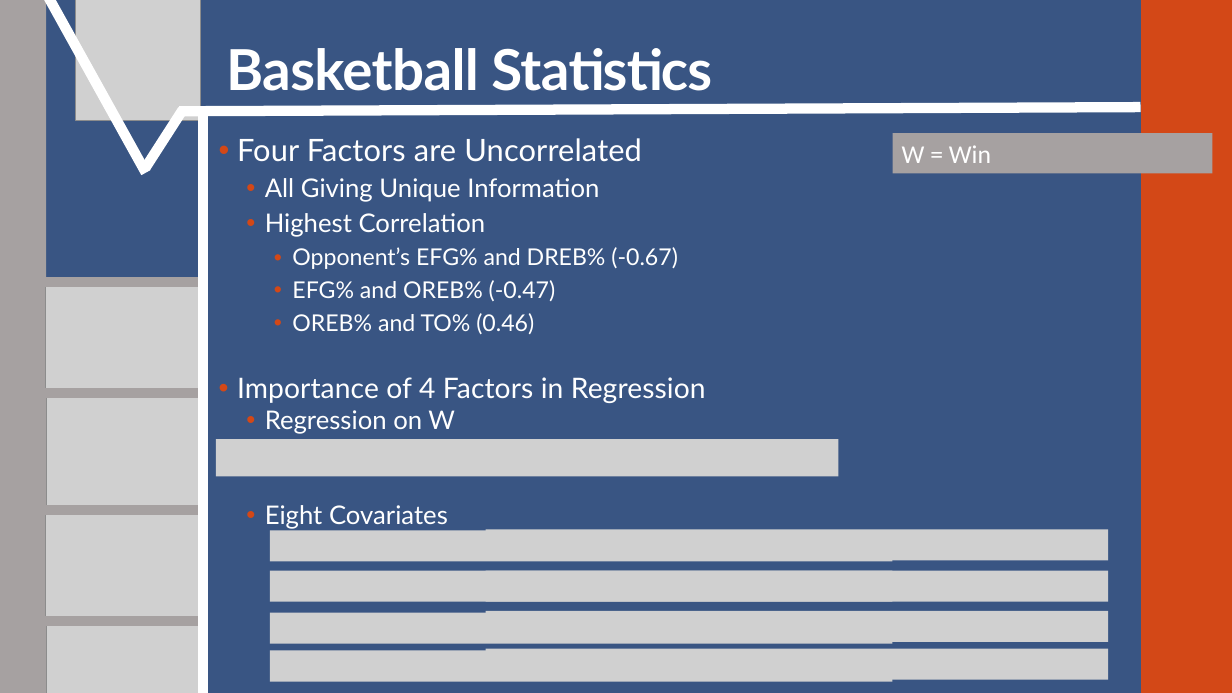
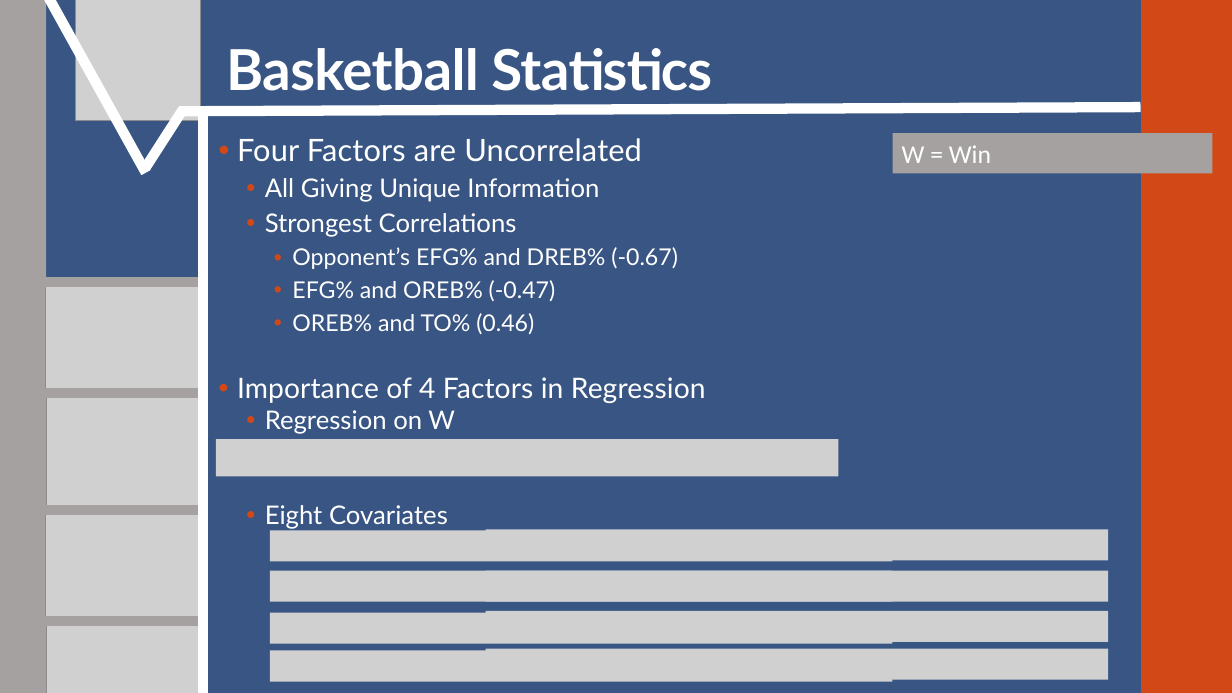
Before and after one commit to SuperMarioGiacomazzo/STOR538_WEBSITE, a slide deck: slide 9 of Slides/Basketball 1/Basketball_1_Lecture.pptx. Drawn at 1232x693 pixels with LibreOffice and Linux fonts; fonts in the diff are those of the drawing; grey boxes stand for pictures. Boxes give left, top, right and bottom in pixels: in the first picture for what was removed or moved away, otherwise in the second. Text is boxed around its words. In the diff, an @@ line names an element or a change of style, - is before the commit and + after.

```diff
--- a/Slides/Basketball 1/Basketball_1_Lecture.pptx
+++ b/Slides/Basketball 1/Basketball_1_Lecture.pptx
@@ text at (265, 213, 517, 237): text changed @@
-  • Highest Correlation
+  • Strongest Correlations
```
Also in this commit, not shown: 3 other files.
